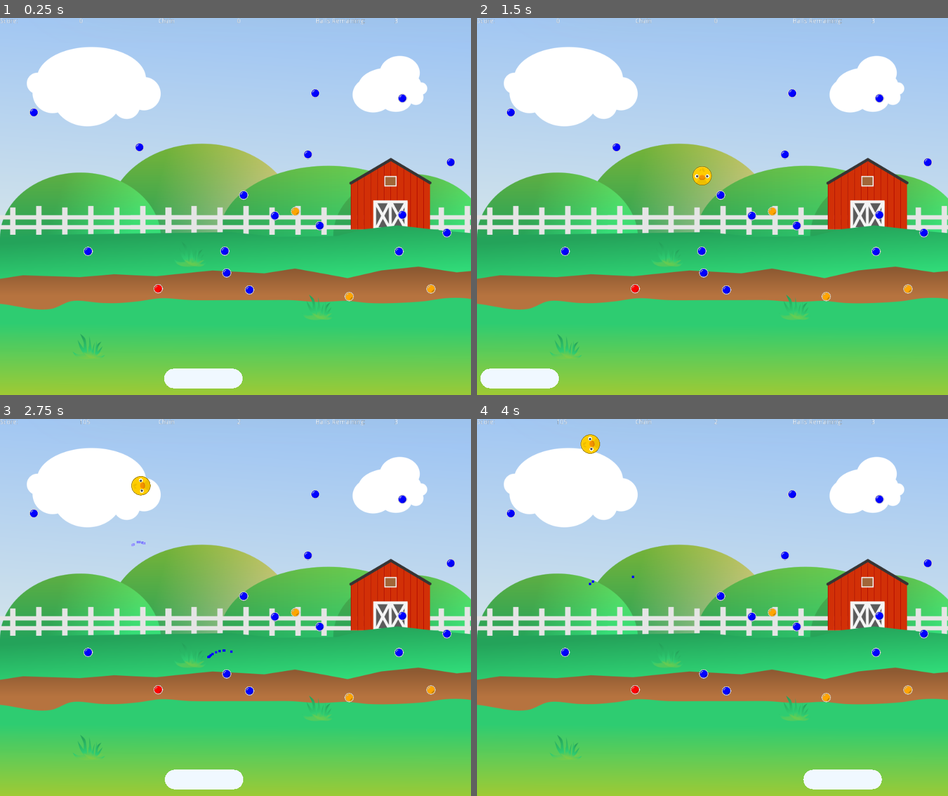
Above: before the commit, frames 1-4 (two rows, left to right).
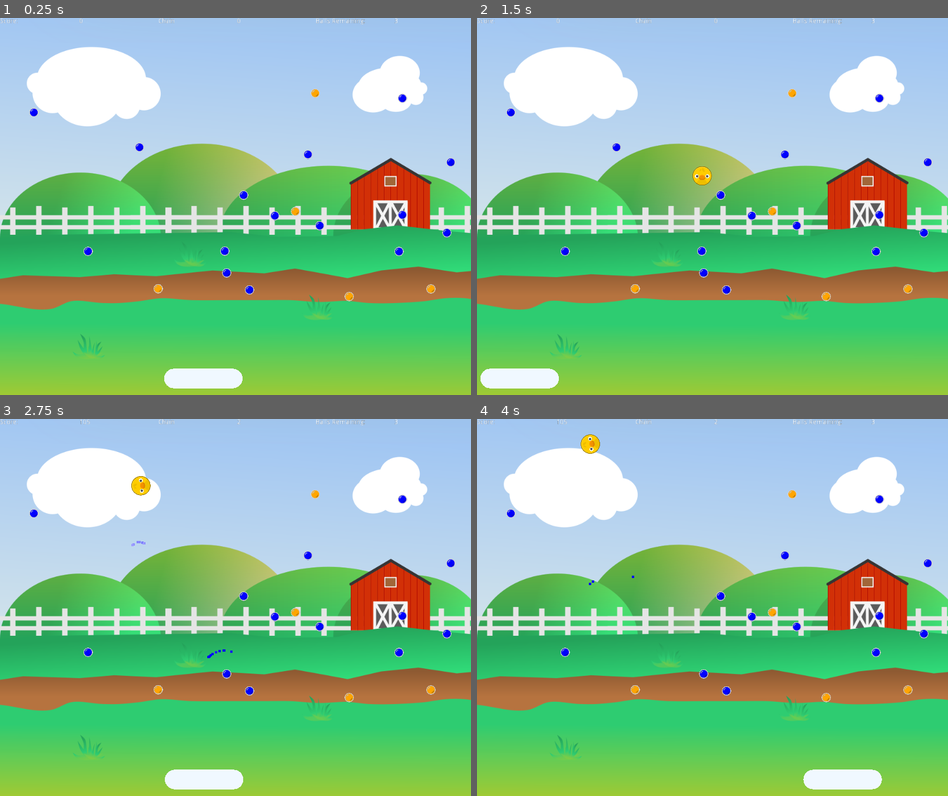
Above: after the commit, the same moments.

Repository: doctor-g/GGJ21
Game: Godot game, scene res://src/Level.tscn
The game is run twice, just before and just after one commit, with the same random seed, the same clock (stepped at 60 frames per second) and the same inputs.
Inputs (mouse positions are in pixels of both pictures, inside the frame that each line leads up to):
- Up to frame 1 (0.25 s): no input
- Up to frame 2 (1.5 s): move the mouse to (688, 281) at 0.52 s; click (688, 281) at 0.67 s; move the mouse to (853, 263) at 1.27 s; click (853, 263) at 1.42 s
- Up to frame 3 (2.75 s): move the mouse to (94, 550) at 2.02 s; click (94, 550) at 2.17 s
- Up to frame 4 (4 s): move the mouse to (736, 607) at 2.77 s; click (736, 607) at 2.92 s; move the mouse to (641, 513) at 3.52 s; click (641, 513) at 3.67 s

The runs differ from the first frame. In frame 1, less than 0.1% of the frame differs, in the area x 32-68%, y 18-74%; in frame 2, less than 0.1%; in frame 3, less than 0.1%; in frame 4, less than 0.1%.

Commit message:
Incorporate max peg health per level

Diff:
--- a/project/src/PegGenerator.gd
+++ b/project/src/PegGenerator.gd
@@ -7,6 +7,7 @@
 export var max_pegs := 20
 export var min_distance_between_pegs := 40.0
 export var upgraded_pegs := 5
+export var max_peg_health := 2
 
 var _peg_positions := []
 var _spawn_area_offset := Vector2.ZERO
@@ -43,8 +44,9 @@
 	while remaining_to_upgrade > 0:
 		var index := randi() % max_pegs
 		var peg := $Pegs.get_child(index)
-		peg.health += 1
-		remaining_to_upgrade -= 1
+		if peg.health < max_peg_health:
+			peg.health += 1
+			remaining_to_upgrade -= 1
 
 	emit_signal("pegs_ready")
 
